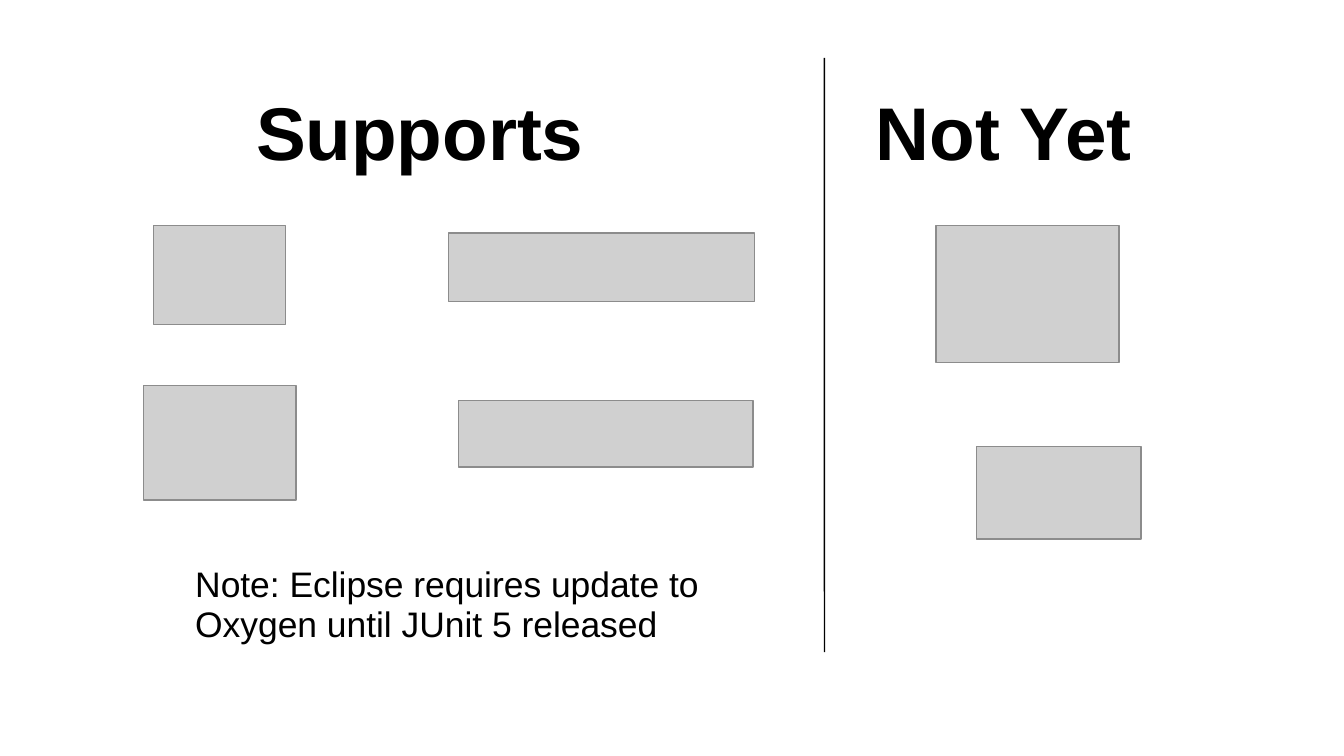
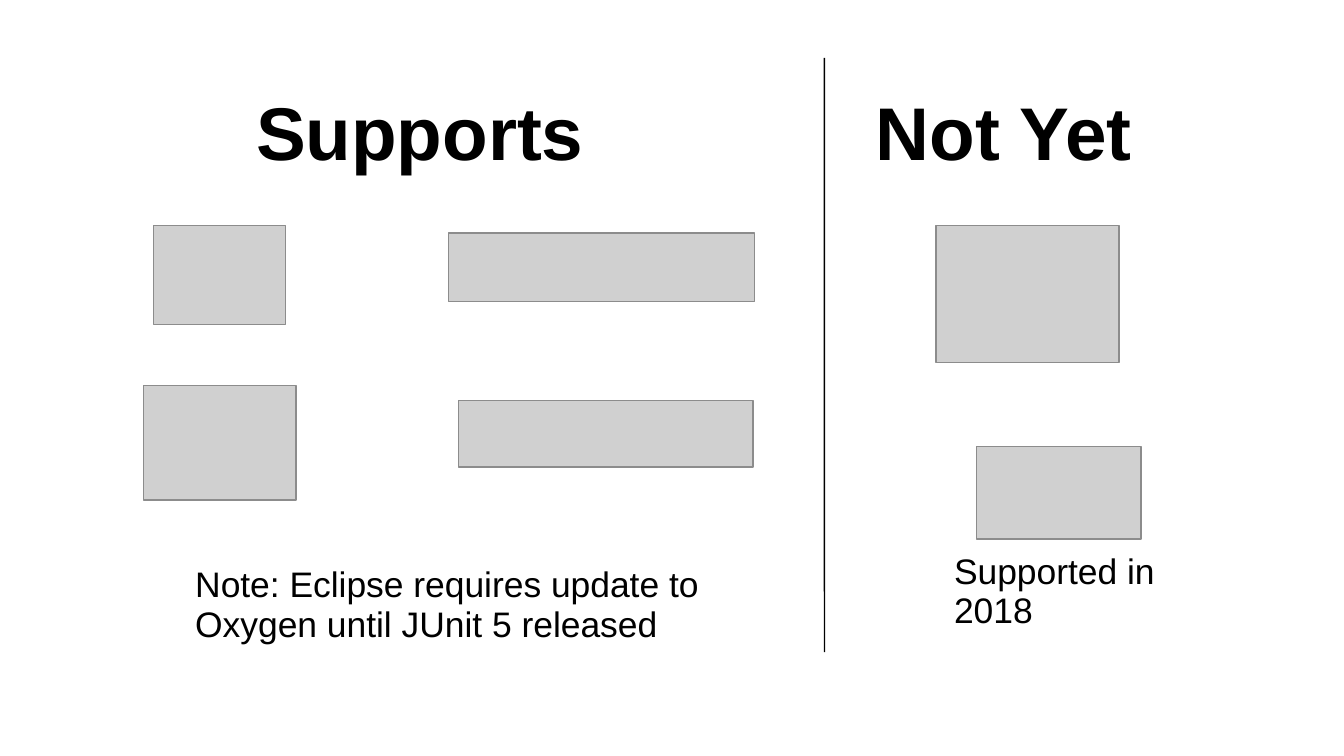
Before and after one commit to boyarsky/JavaOne2017-HOL-JUnit5, a slide deck: slide 4 of JUnit 5 HOL Intro Presentation.ppt. Drawn at 1344x756 pixels with LibreOffice and Linux fonts; fonts in the diff are those of the drawing; grey boxes stand for pictures; background and template pictures are left out. Boxes give left, top, right and bottom in pixels: in the first picture for what was removed or moved away, otherwise in the second. Text is boxed around its words. In the diff, an @@ line names an element or a change of style, - is before the commit and + after.

Commit message:
ant now supports

```diff
--- a/JUnit 5 HOL Intro Presentation.ppt
+++ b/JUnit 5 HOL Intro Presentation.ppt
@@ text added at (954, 558, 1155, 624), 19 pt, text #000000 @@
+Supported in 2018
```
